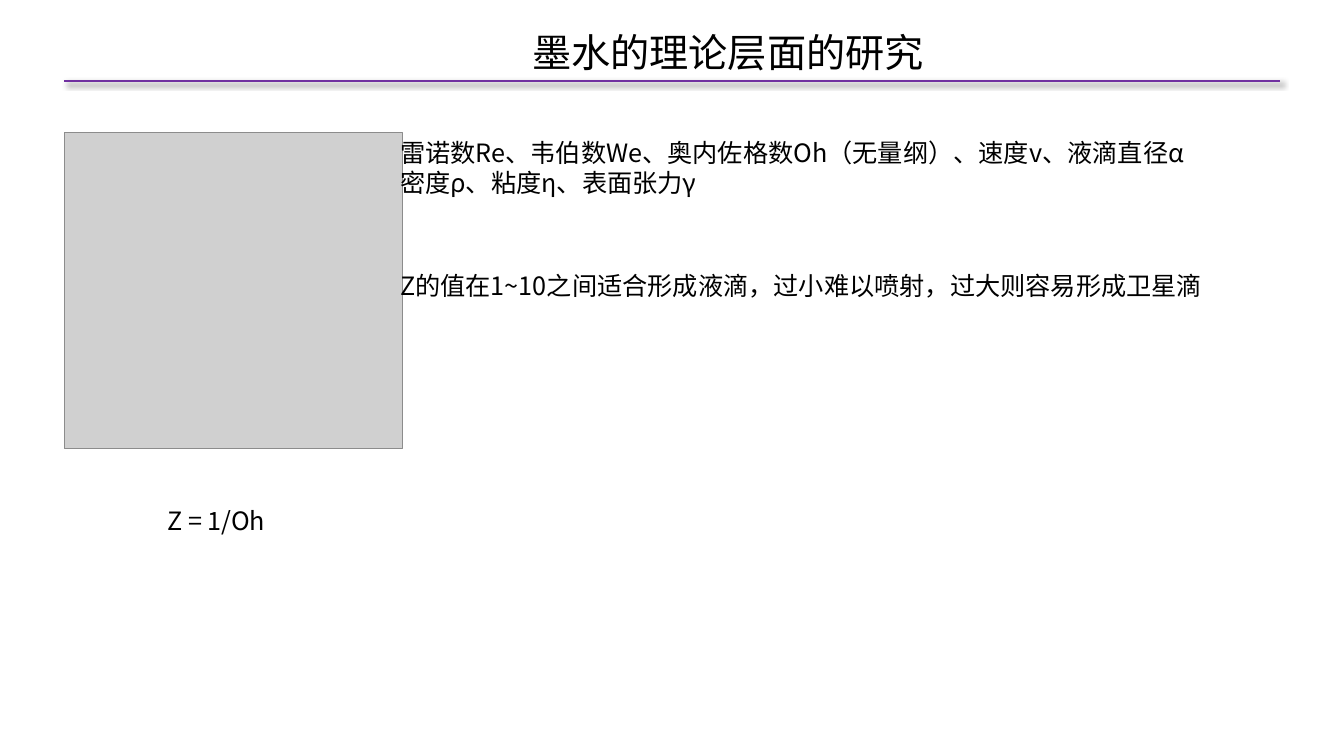
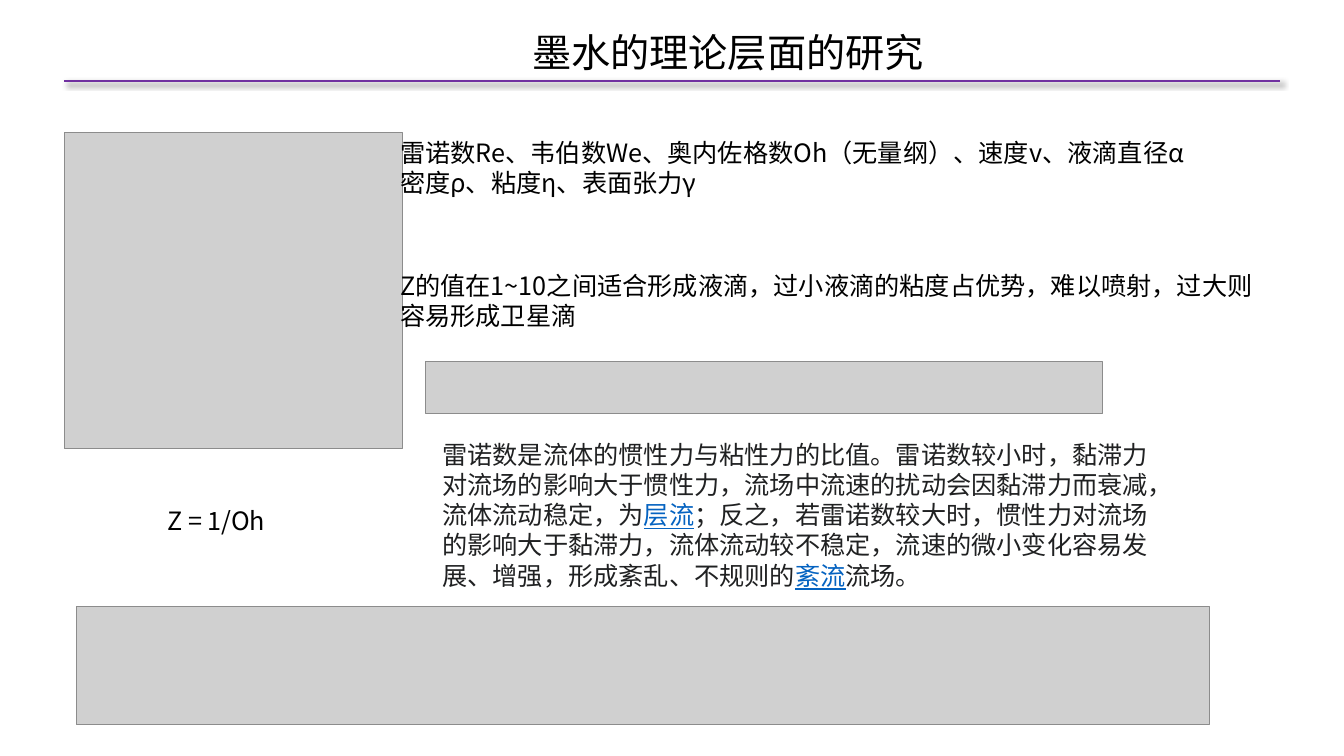
Before and after one commit to jysvs/Mytest, a slide deck: slide 10 of PPT/喷墨打印总结/喷墨打印总结.pptx (slide 11 before the commit). Drawn at 1344x756 pixels with LibreOffice and Linux fonts; fonts in the diff are those of the drawing; grey boxes stand for pictures. Boxes give left, top, right and bottom in pixels: in the first picture for what was removed or moved away, otherwise in the second. Text is boxed around its words. In the diff, an @@ line names an element or a change of style, - is before the commit and + after.

```diff
--- a/PPT/喷墨打印总结/喷墨打印总结.pptx
+++ b/PPT/喷墨打印总结/喷墨打印总结.pptx
@@ text at box(400, 269, 1252, 331): text changed @@
-Z的值在1~10之间适合形成液滴，过小难以喷射，过大则容易形成卫星滴
+Z的值在1~10之间适合形成液滴，过小液滴的粘度占优势，难以喷射，过大则容易形成卫星滴
@@ picture added at box(425, 362, 1102, 414) @@
@@ text added at box(442, 442, 1173, 590), 18 pt, text #202122 @@
+雷诺数是流体的惯性力与粘性力的比值。雷诺数较小时，黏滞力对流场的影响大于惯性力，流场中流速的扰动会因黏滞力而衰减，流体流动稳定，为层流；反之，若雷诺数较大时，惯性力对流场的影响大于黏滞力，流体流动较不稳定，流速的微小变化容易发展、增强，形成紊乱、不规则的紊流流场。
@@ picture added at box(77, 607, 1210, 725) @@
```
Also in this commit, not shown: 6 other slides changed, 6 slides added, 12 other files.
